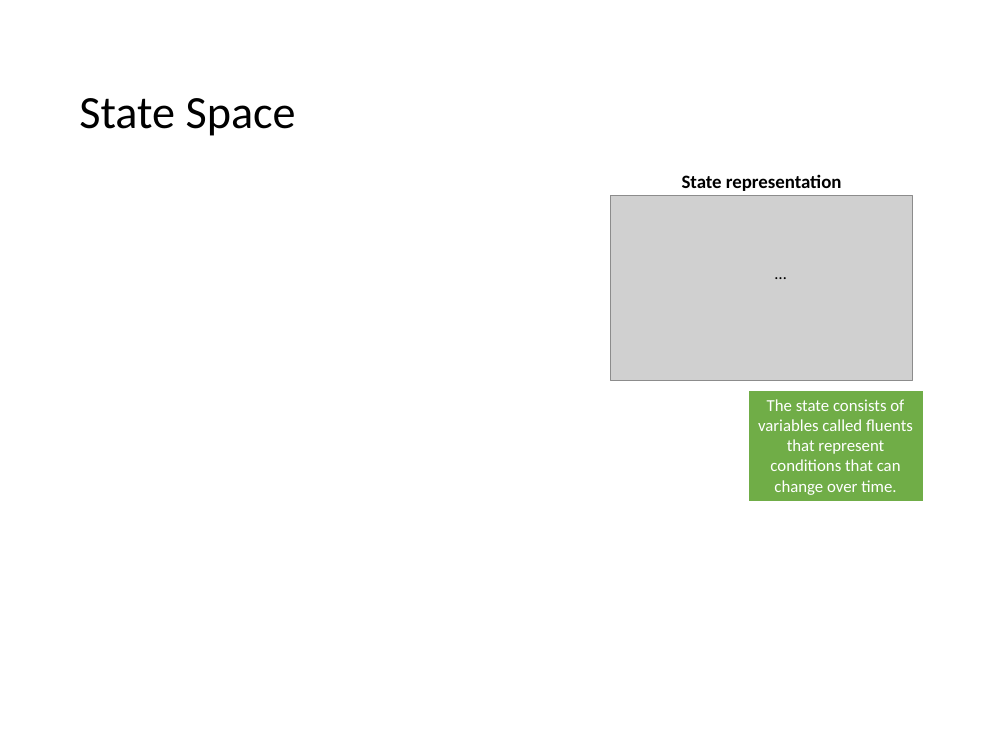
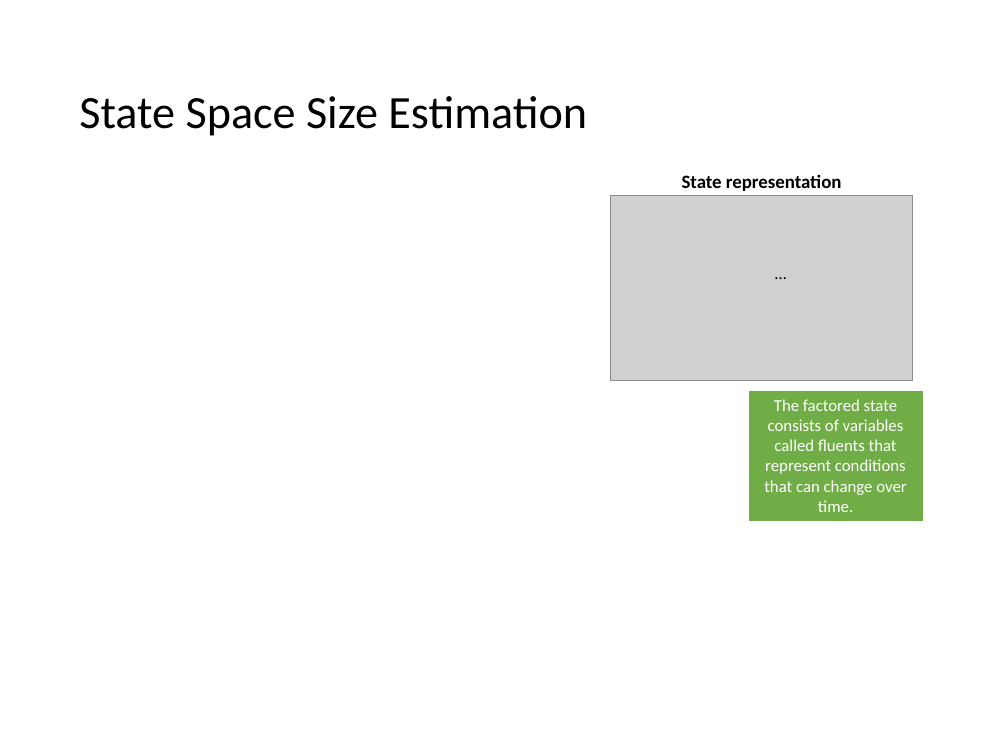
Before and after one commit to mhahsler/CS7320-AI, a slide deck: slide 17 of slides/03_search_discussion.pptx (slide 13 before the commit). Drawn at 1008x756 pixels with LibreOffice and Linux fonts; fonts in the diff are those of the drawing; grey boxes stand for pictures. Boxes give left, top, right and bottom in pixels: in the first picture for what was removed or moved away, otherwise in the second. Text is boxed around its words. In the diff, an @@ line names an element or a change of style, - is before the commit and + after.

```diff
--- a/slides/03_search_discussion.pptx
+++ b/slides/03_search_discussion.pptx
@@ title at box(79, 96, 587, 136): text changed @@
-State Space
+State Space Size Estimation
@@ rectangle "The factored state consists of ...": place and size @@
-rectangle "The factored state consists of ..." at box(748, 390, 924, 502)
+rectangle "The factored state consists of ..." at box(748, 390, 924, 522)
@@ text in rectangle at box(764, 399, 906, 512): text changed @@
-The state consists of variables called fluents that represent conditions that can change over time.
+The factored state consists of variables called fluents that represent conditions that can change over time.
```
Also in this commit, not shown: 9 other slides changed, 6 slides added, 4 slides removed, 1 other file.
